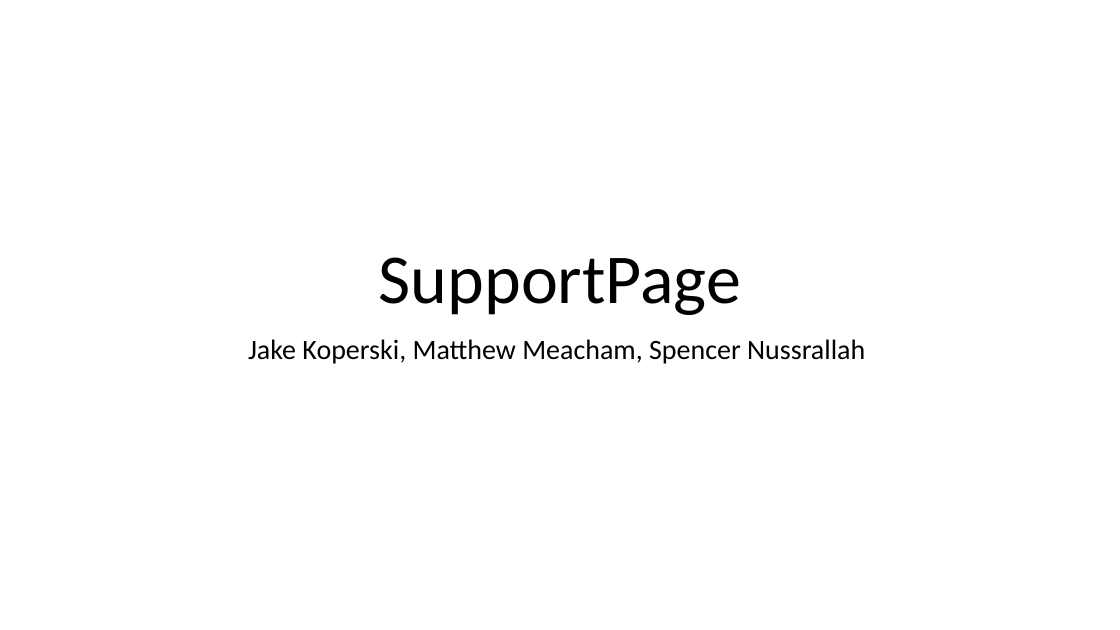
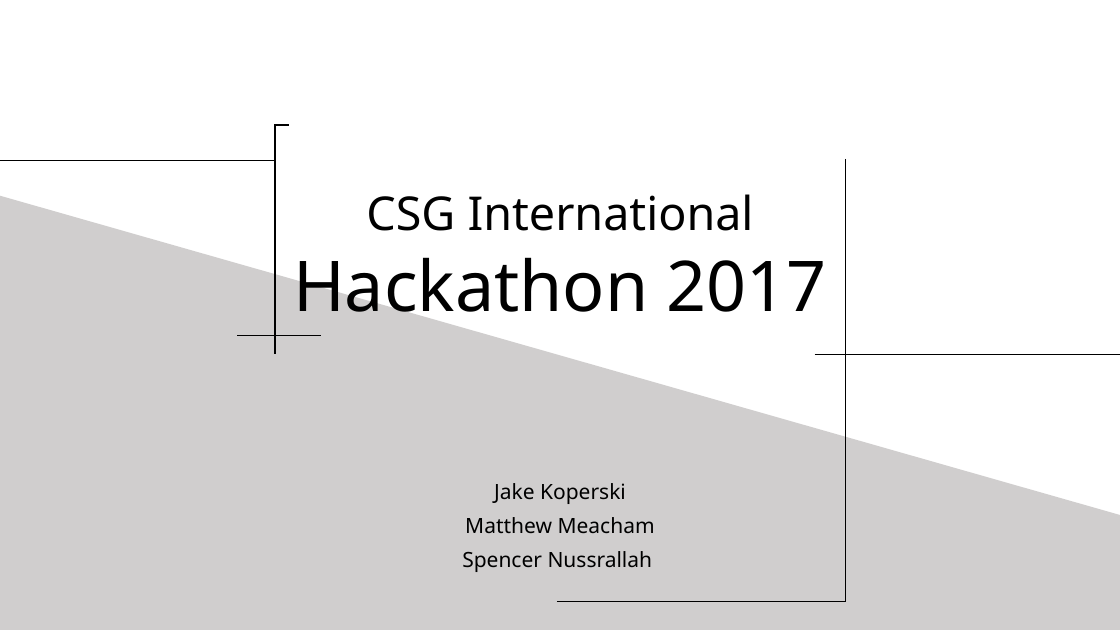
Before and after one commit to gayanala/Group13, a slide deck: slide 1 of Presentation/CSGHackathon.pptx. Drawn at 1120x630 pixels with LibreOffice and Linux fonts; fonts in the diff are those of the drawing. Boxes give left, top, right and bottom in pixels: in the first picture for what was removed or moved away, otherwise in the second. Text is boxed around its words. In the diff, an @@ line names an element or a change of style, - is before the commit and + after.

Commit message:
made presentation

```diff
--- a/Presentation/CSGHackathon.pptx
+++ b/Presentation/CSGHackathon.pptx
@@ rectangle added at (x1=0, y1=143, x2=1120, y2=630), fill #D0CECE @@
@@ line added from (275, 124) to (275, 355), #000000 1 pt @@
@@ line added from (275, 125) to (289, 125), #000000 1 pt @@
@@ line added from (0, 160) to (274, 160), #000000 1 pt @@
@@ line added from (846, 159) to (846, 602), #000000 1 pt @@
@@ title at (x1=366, y1=194, x2=754, y2=231): text changed; size 60 to 40 pt; font Calibri to Noto Sans @@
-SupportPage
+CSG International
@@ text added at (x1=293, y1=257, x2=827, y2=329), 60 pt, text #000000 @@
+Hackathon 2017
@@ line added from (238, 335) to (321, 335), #000000 1 pt @@
@@ line added from (815, 355) to (1120, 355), #000000 1 pt @@
@@ subtitle at (x1=462, y1=483, x2=655, y2=572): text changed; size 24 to 18 pt; font Calibri to Noto Sans @@
-Jake Koperski, Matthew Meacham, Spencer Nussrallah
+Jake Koperski
+Matthew Meacham
+Spencer Nussrallah
@@ line added from (557, 602) to (846, 602), #000000 1 pt @@
```
Also in this commit, not shown: 7 slides added, 6 slides removed.
